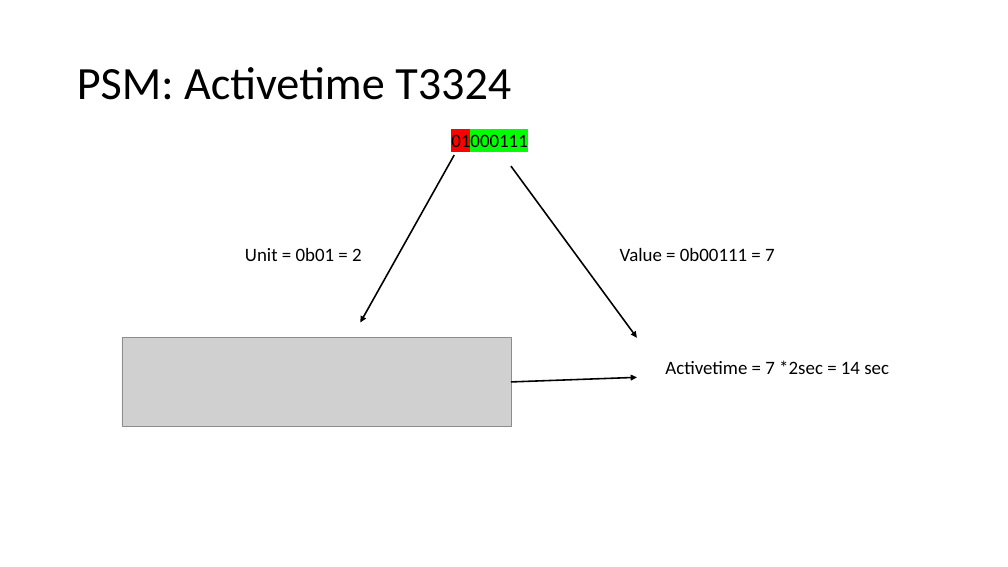
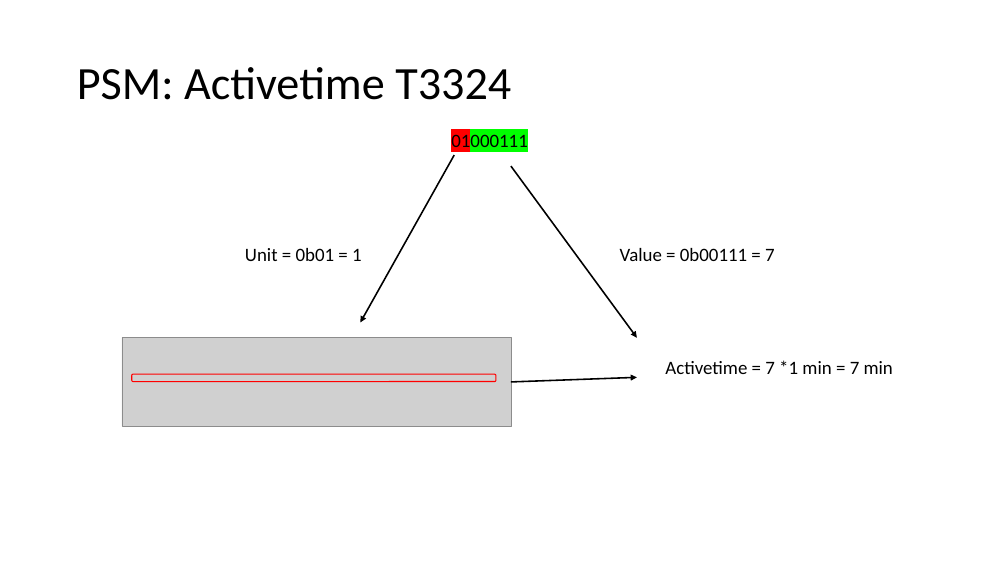
Before and after one commit to schaerenD/TestIoT, a slide deck: slide 6 of documentation/swisscom/IoT_Reference_Use-Case_Animations.pptx. Drawn at 1008x567 pixels with LibreOffice and Linux fonts; fonts in the diff are those of the drawing; grey boxes stand for pictures. Boxes give left, top, right and bottom in pixels: in the first picture for what was removed or moved away, otherwise in the second. Text is boxed around its words. In the diff, an @@ line names an element or a change of style, - is before the commit and + after.

```diff
--- a/documentation/swisscom/IoT_Reference_Use-Case_Animations.pptx
+++ b/documentation/swisscom/IoT_Reference_Use-Case_Animations.pptx
@@ text at (245, 248, 362, 261): text changed @@
-Unit = 0b01 = 2
+Unit = 0b01 = 1
@@ rounded rectangle added at (132, 374, 496, 382), outline #FF0000 1 pt @@
@@ text at (665, 360, 893, 374): text changed @@
-Activetime = 7 *2sec = 14 sec
+Activetime = 7 *1 min = 7 min
```
Also in this commit, not shown: 2 other files.
